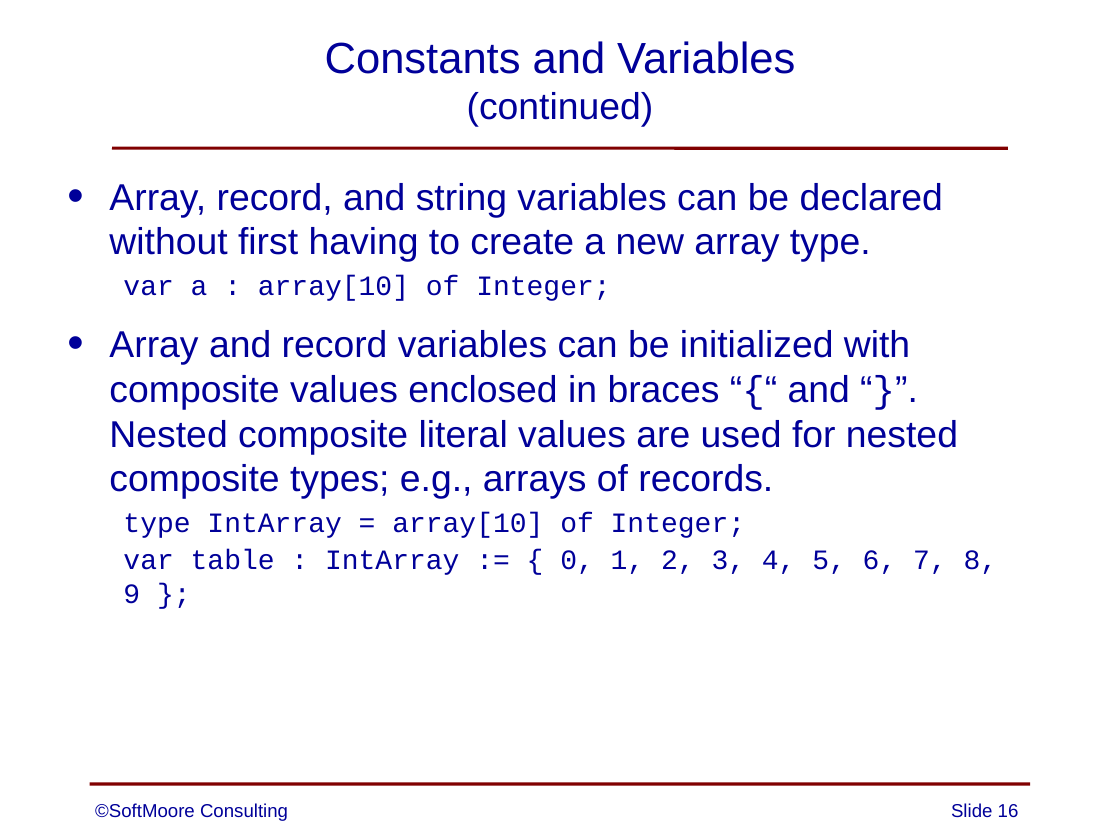
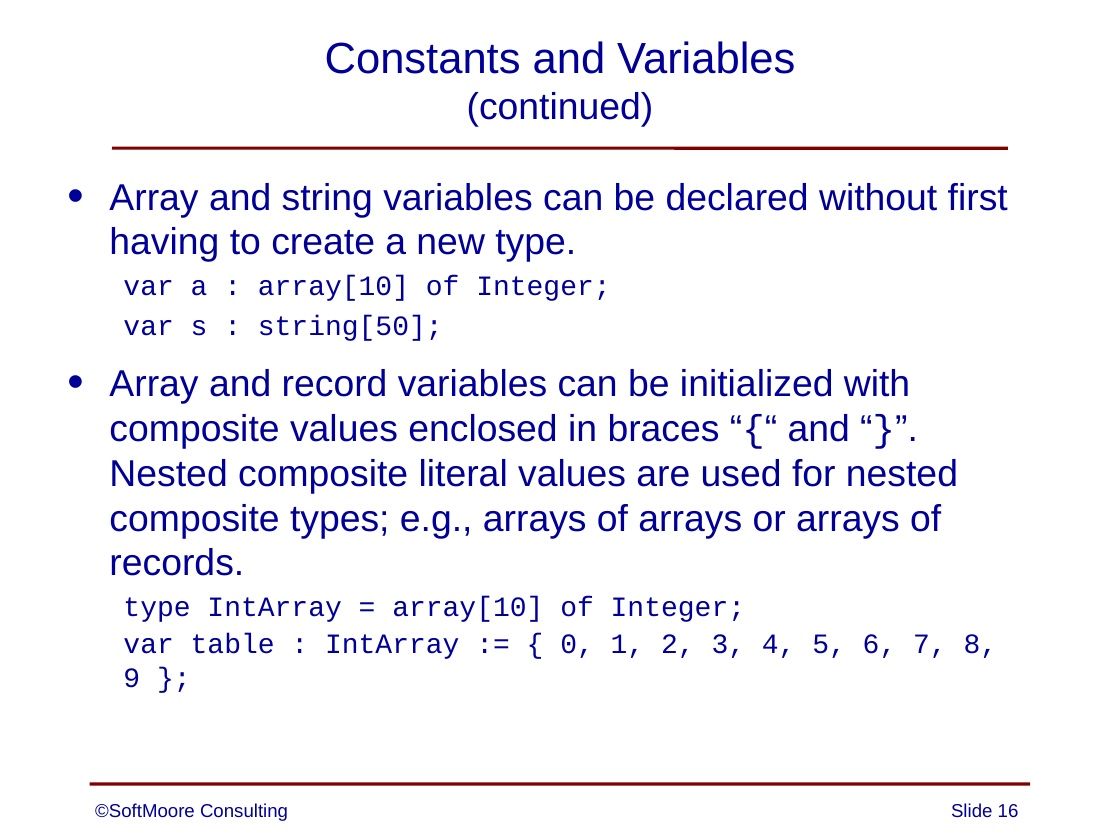
Before and after one commit to SoftMoore/CPRL-Java-4th, a slide deck: slide 16 of PowerPoints/04 - Definition of CPRL.pptx. Drawn at 1120x840 pixels with LibreOffice and Linux fonts; fonts in the diff are those of the drawing. Boxes give left, top, right and bottom in pixels: in the first picture for what was removed or moved away, otherwise in the second. Text is boxed around its words. In the diff, an @@ line names an element or a change of style, - is before the commit and + after.

```diff
--- a/PowerPoints/04 - Definition of CPRL.pptx
+++ b/PowerPoints/04 - Definition of CPRL.pptx
@@ text at (109,183,1008,262): text changed @@
-• Array, record, and string variables can be declared without first having to create a new array type.
+• Array and string variables can be declared without first having to create a new type.
@@ text at (109,315,958,576): text changed @@
-• Array and record variables can be initialized with composite values enclosed in braces “{“ and “}”. Nested composite literal values are used for nested composite types; e.g., arrays of records.
+  var s : string[50];
+• Array and record variables can be initialized with composite values enclosed in braces “{“ and “}”. Nested composite literal values are used for nested composite types; e.g., arrays of arrays or arrays of records.
```
Also in this commit, not shown: 2 other files.
